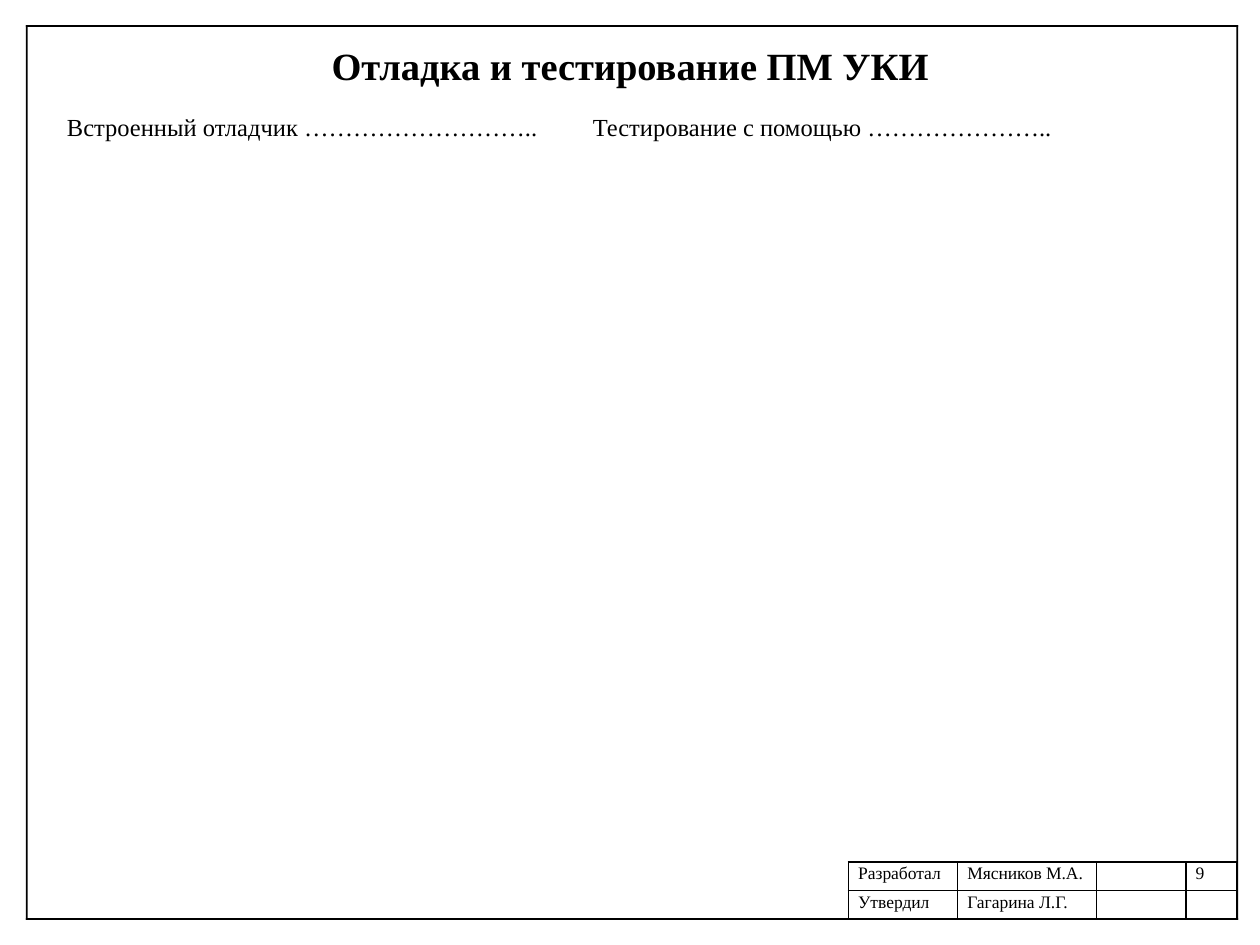
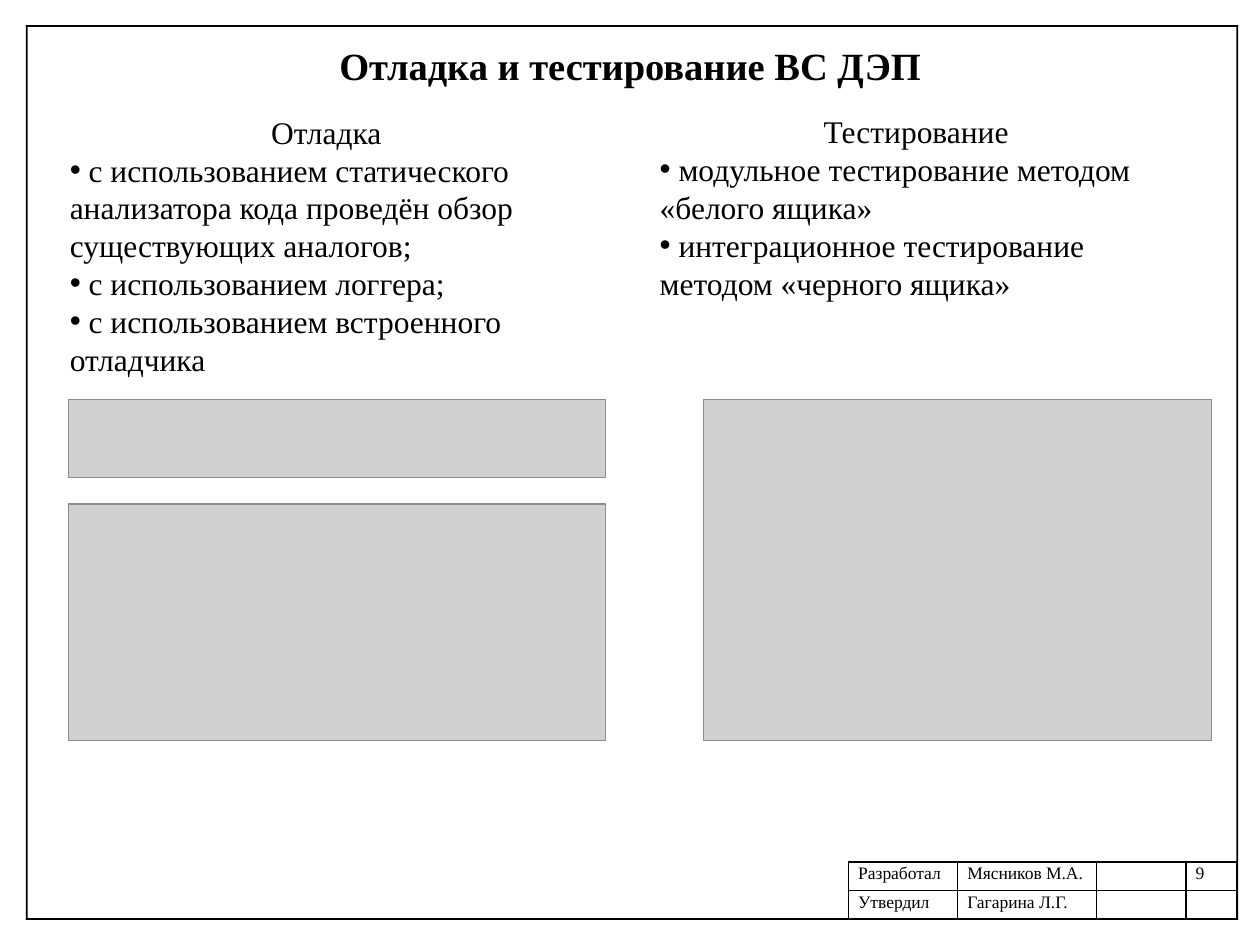
Before and after one commit to mJaJksJ/VCR, a slide deck: slide 9 of Научно-исследовательская практика/Презентация отчета.pptx. Drawn at 1260x945 pixels with LibreOffice and Linux fonts; fonts in the diff are those of the drawing; grey boxes stand for pictures. Boxes give left, top, right and bottom in pixels: in the first picture for what was removed or moved away, otherwise in the second. Text is boxed around its words. In the diff, an @@ line names an element or a change of style, - is before the commit and + after.

```diff
--- a/Научно-исследовательская практика/Презентация отчета.pptx
+++ b/Научно-исследовательская практика/Презентация отчета.pptx
@@ text at [339,54,920,88]: text changed @@
-Отладка и тестирование ПМ УКИ
+Отладка и тестирование ВС ДЭП
@@ text removed at [67,119,298,141] @@
-Встроенный отладчик ………………………..
@@ text added at [70,123,513,377], 18 pt, text #000000 @@
+Отладка
+• с использованием статического анализатора кода проведён обзор существующих аналогов;
+• с использованием логгера;
+• с использованием встроенного отладчика
@@ text removed at [593,120,861,141] @@
-Тестирование с помощью …………………..
@@ text added at [660,122,1130,301], 18 pt, text #000000 @@
+Тестирование
+• модульное тестирование методом «белого ящика»
+• интеграционное тестирование методом «черного ящика»
@@ picture added at [68,399,605,478] @@
@@ picture added at [703,399,1211,741] @@
@@ picture added at [68,504,605,741] @@
```
Also in this commit, not shown: 2 other files.
